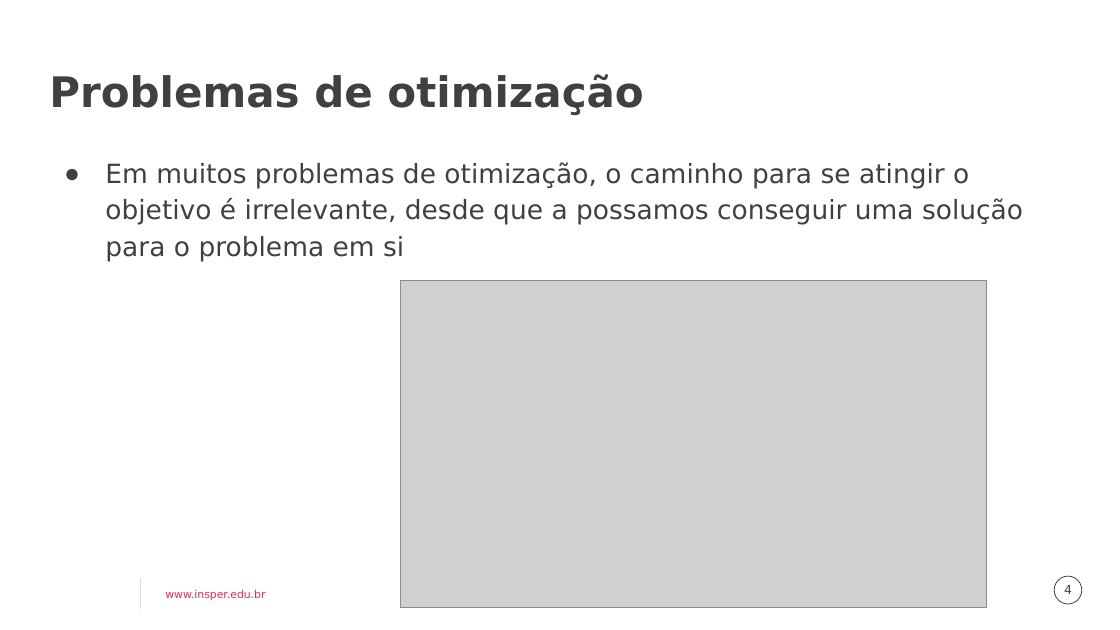
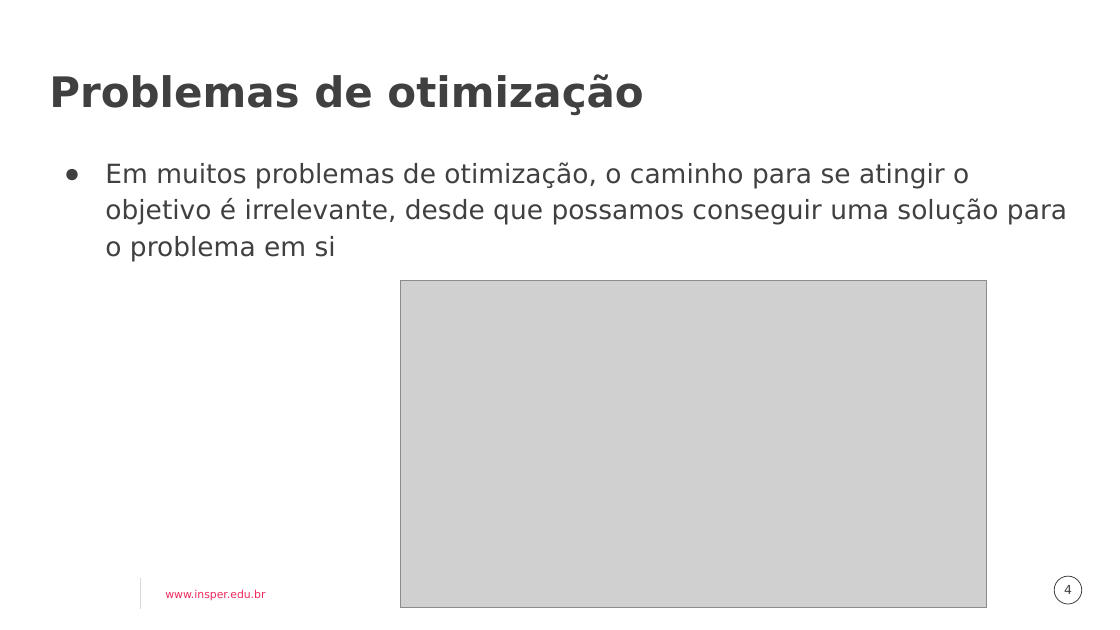
Before and after one commit to lucacm/supercomp, a slide deck: slide 4 of material/aulas/08-busca-local/slides.pptx. Drawn at 1120x630 pixels with LibreOffice and Linux fonts; fonts in the diff are those of the drawing; grey boxes stand for pictures; background and template pictures are left out. Boxes give left, top, right and bottom in pixels: in the first picture for what was removed or moved away, otherwise in the second. Text is boxed around its words. In the diff, an @@ line names an element or a change of style, - is before the commit and + after.

```diff
--- a/material/aulas/08-busca-local/slides.pptx
+++ b/material/aulas/08-busca-local/slides.pptx
@@ text at [105,162,1067,262]: text changed @@
-● Em muitos problemas de otimização, o caminho para se atingir o objetivo é irrelevante, desde que a possamos conseguir uma solução para o problema em si
+● Em muitos problemas de otimização, o caminho para se atingir o objetivo é irrelevante, desde que possamos conseguir uma solução para o problema em si
```
Also in this commit, not shown: 1 other slide changed, 1 other file.
